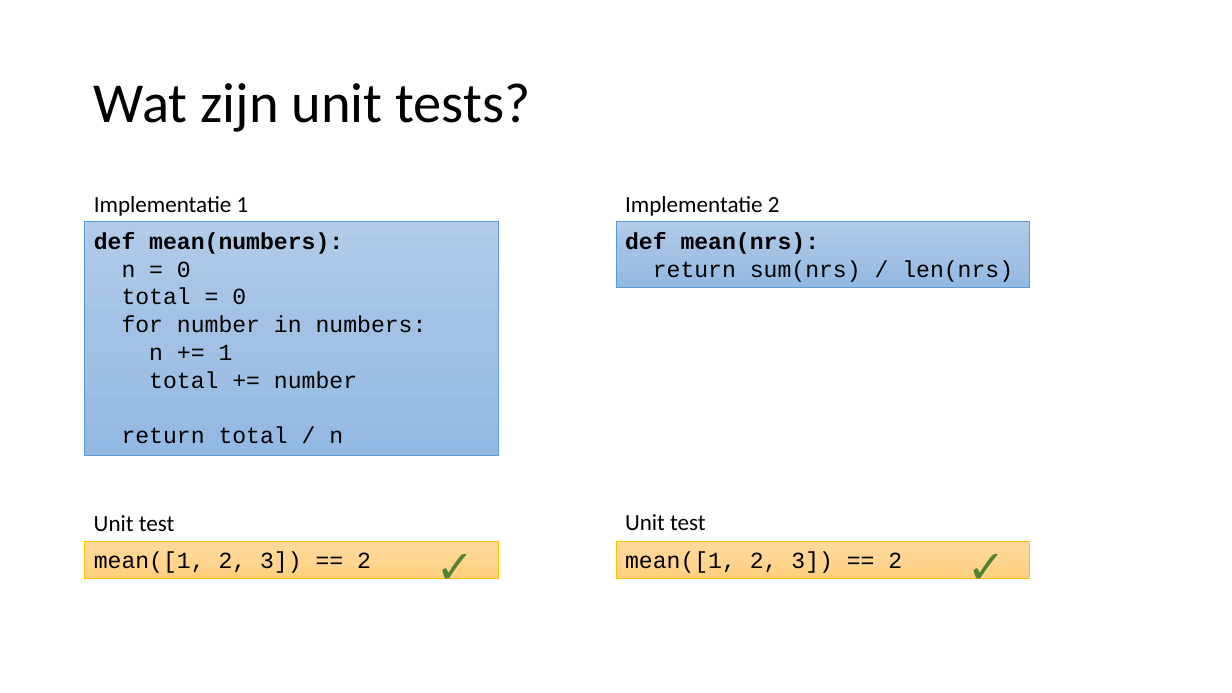
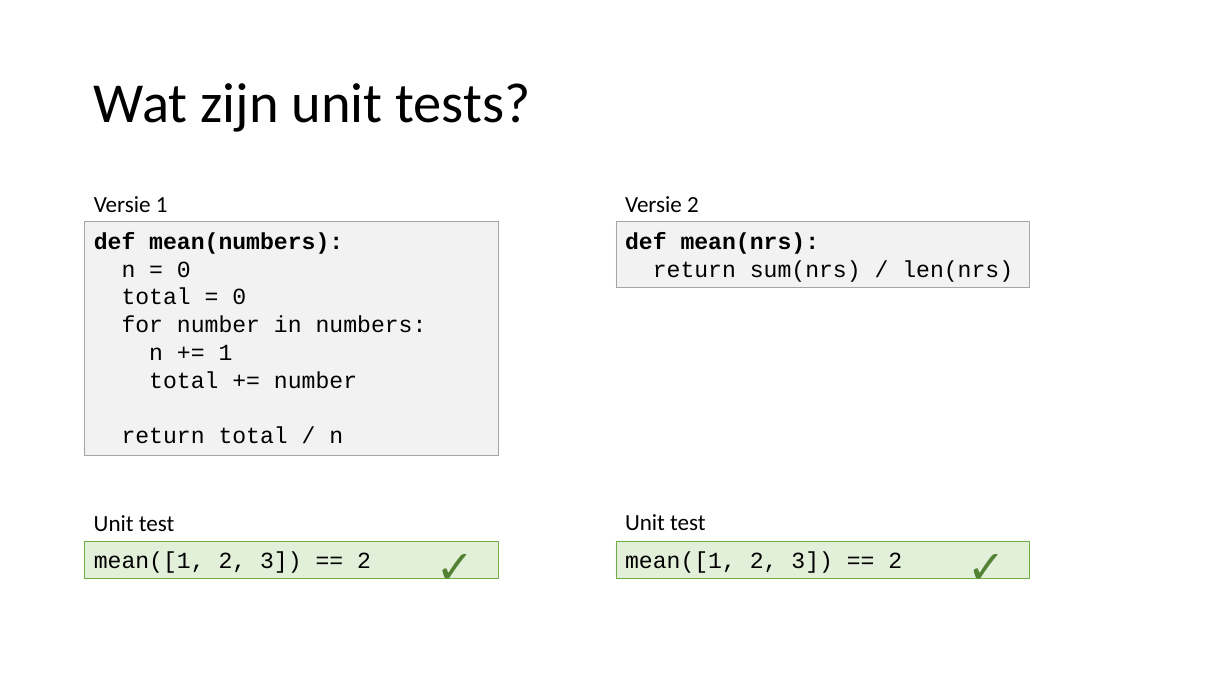
Before and after one commit to LFKoning/knowledge-sharing, a slide deck: slide 47 of python_course/2_production_code/python_cursus_2.pptx. Drawn at 1232x693 pixels with LibreOffice and Linux fonts; fonts in the diff are those of the drawing. Boxes give left, top, right and bottom in pixels: in the first picture for what was removed or moved away, otherwise in the second. Text is boxed around its words. In the diff, an @@ line names an element or a change of style, - is before the commit and + after.

```diff
--- a/python_course/2_production_code/python_cursus_2.pptx
+++ b/python_course/2_production_code/python_cursus_2.pptx
@@ text at box(94, 196, 168, 212): text changed @@
-Implementatie 1
+Versie 1
@@ text at box(625, 196, 699, 212): text changed @@
-Implementatie 2
+Versie 2
@@ rectangle "def mean(numbers):" at box(85, 222, 498, 455): fill gradient #B1CBE9 to #A3C1E5 to #93B9E4 to #F2F2F2; outline #5B9BD5 0.5 pt to #A5A5A5 0.5 pt @@
@@ rectangle "def mean(nrs):" at box(616, 222, 1030, 287): fill gradient #B1CBE9 to #A3C1E5 to #93B9E4 to #F2F2F2; outline #5B9BD5 0.5 pt to #A5A5A5 0.5 pt @@
@@ rectangle "mean([1, 2, 3]) == 2" at box(85, 542, 498, 579): fill gradient #FFDB9E to #FFD590 to #FFD07C to #E2F0D9; outline #FFC000 0.5 pt to #70AD47 0.5 pt @@
@@ rectangle "mean([1, 2, 3]) == 2" at box(616, 542, 1030, 579): fill gradient #FFDB9E to #FFD590 to #FFD07C to #E2F0D9; outline #FFC000 0.5 pt to #70AD47 0.5 pt @@
```
Also in this commit, not shown: 6 other slides changed.
